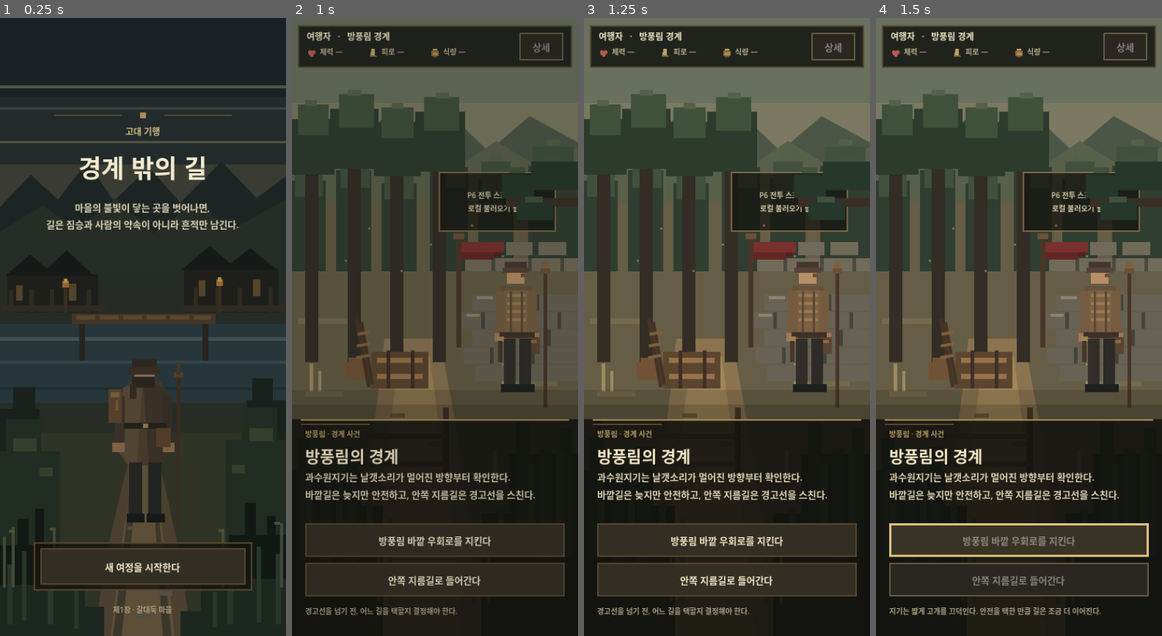
Above: before the commit, frames 1-4 (left to right).
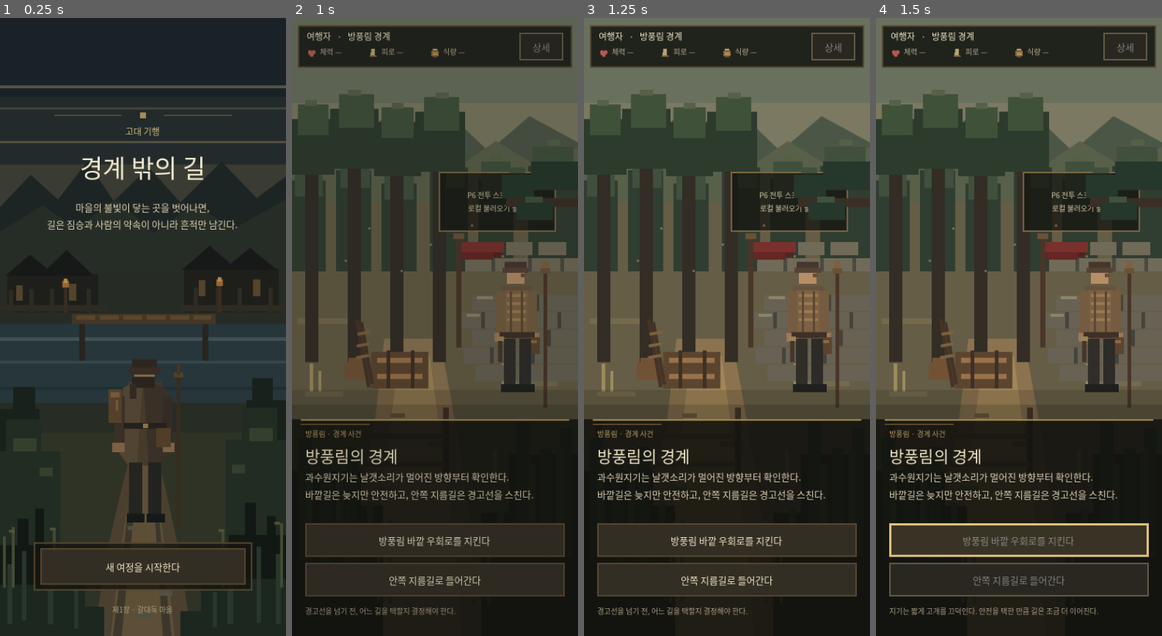
Above: after the commit, the same moments.

Repository: khsfashi/pokemon-ancient-trpg
Game: Godot game, scene res://scenes/main.tscn
Same seed, same stepped clock (60 frames per second), same inputs: the game is played once before the commit and once after it.
Inputs:
- Up to frame 1 (0.25 s): no input
- Up to frame 2 (1 s): click "새 여정을 시작한다" at 0.5 s
- Up to frame 3 (1.25 s): no input
- Up to frame 4 (1.5 s): click "방풍림 바깥 우회로를 지킨다" at 1.25 s

The runs differ from the first frame. In frame 1, 1.9% of the frame differs, in the area x 16-84%, y 17-97%; in frame 2, 2.8%; in frame 3, 3.1%, in the area x 4-90%, y 2-97%; in frame 4, 3.0%.

Commit message:
fix: apply Korean fallback font project-wide

Diff:
--- a/godot/project.godot
+++ b/godot/project.godot
@@ -14,6 +14,9 @@
 window/stretch/aspect="keep"
 window/stretch/scale_mode="integer"
 
+[gui]
+theme/custom_font="res://assets/ui/runtime_korean_font.tres"
+
 [rendering]
 renderer/rendering_method="gl_compatibility"
 renderer/rendering_method.mobile="gl_compatibility"
